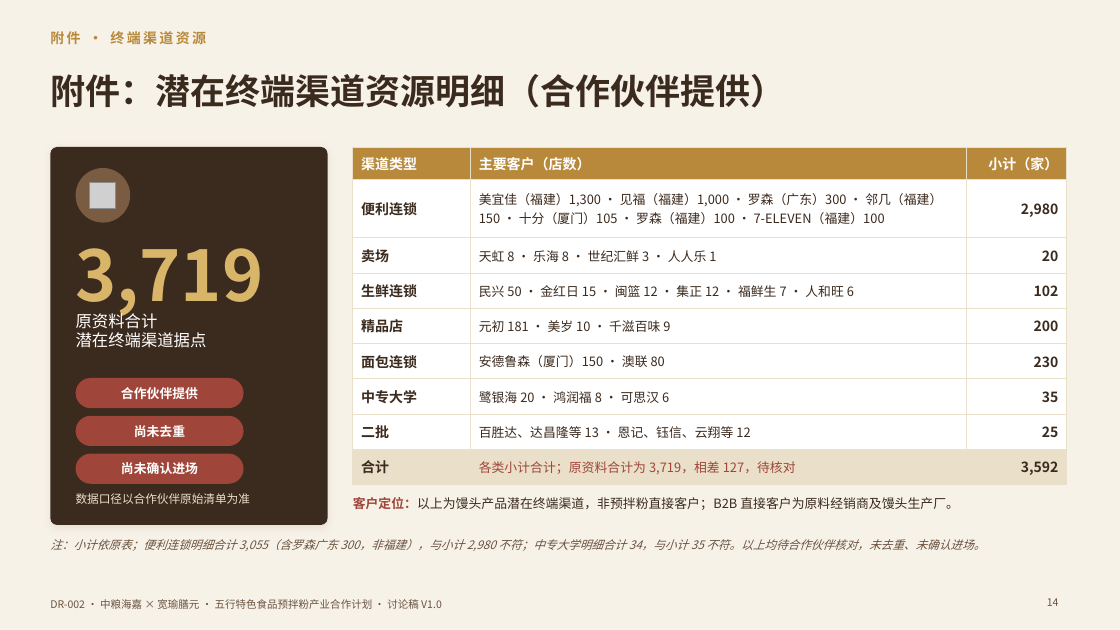
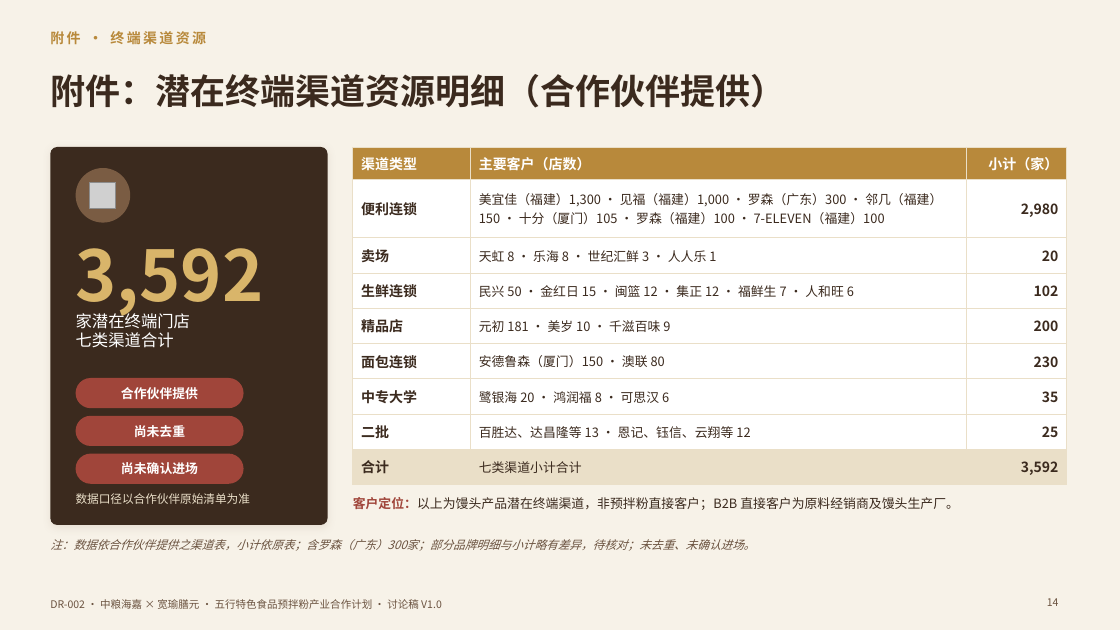
Before and after one commit to yes039/yes039, a slide deck: slide 14 of DR-002/DR-002_中粮海嘉五行预拌粉合作计划_V1.0.pptx. Drawn at 1120x630 pixels with LibreOffice and Linux fonts; fonts in the diff are those of the drawing; grey boxes stand for pictures. Boxes give left, top, right and bottom in pixels: in the first picture for what was removed or moved away, otherwise in the second. Text is boxed around its words. In the diff, an @@ line names an element or a change of style, - is before the commit and + after.

```diff
--- a/DR-002/DR-002_中粮海嘉五行预拌粉合作计划_V1.0.pptx
+++ b/DR-002/DR-002_中粮海嘉五行预拌粉合作计划_V1.0.pptx
@@ table at (353, 147, 1067, 479) @@
-row 9, column 2: 各类小计合计；原资料合计为 3,719，相差 127，待核对
+row 9, column 2: 七类渠道小计合计
@@ text at (76, 248, 264, 318): text changed @@
-3,719
+3,592
@@ text at (76, 310, 190, 348): text changed @@
-原资料合计
-潜在终端渠道据点
+家潜在终端门店
+七类渠道合计
@@ text at (50, 539, 755, 551): text changed @@
-注：小计依原表；便利连锁明细合计 3,055（含罗森广东 300，非福建），与小计 2,980 不符；中专大学明细合计 34，与小计 35 不符。以上均待合作伙伴核对，未去重、未确认进场。
+注：数据依合作伙伴提供之渠道表，小计依原表；含罗森（广东）300家；部分品牌明细与小计略有差异，待核对；未去重、未确认进场。
```
Also in this commit, not shown: 4 other files.
